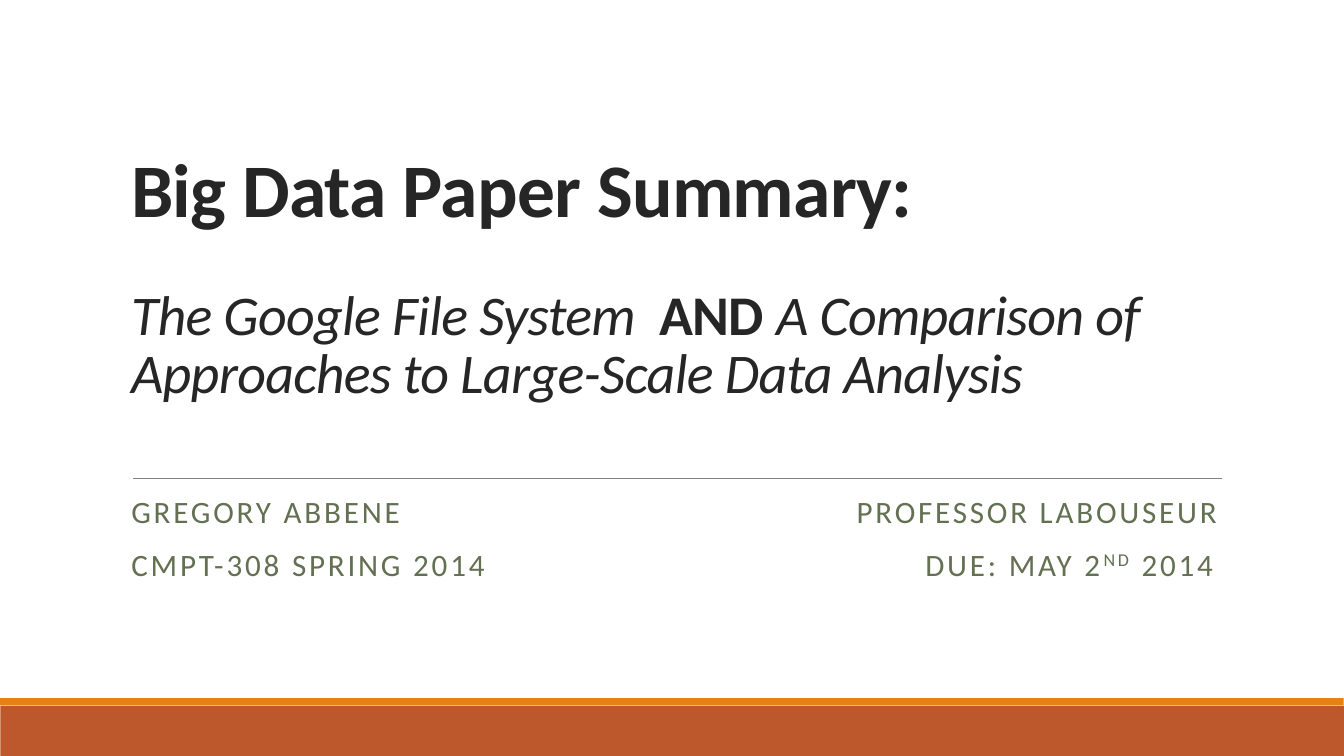
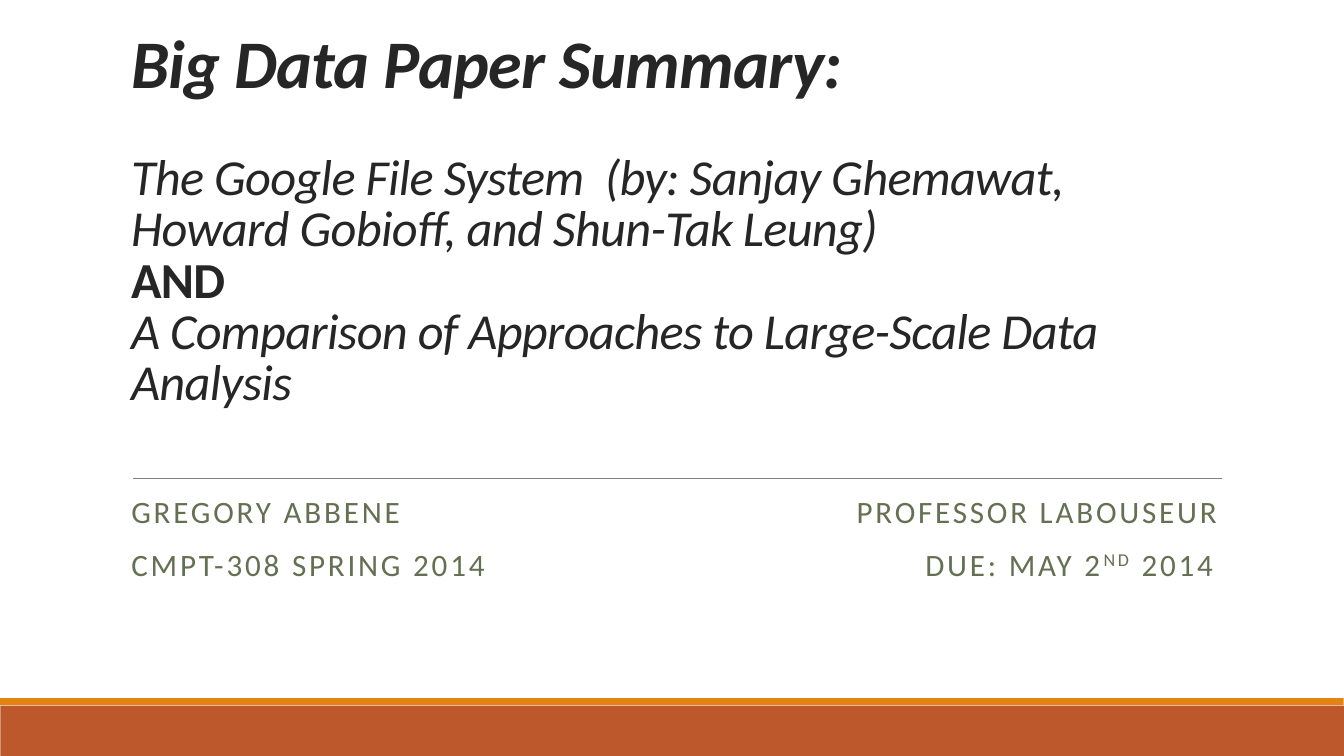
Before and after one commit to gabbene23/DatabaseManagement, a slide deck: slide 1 of Big Data Paper Summary/The Google File System PPP.pptx. Drawn at 1344x756 pixels with LibreOffice and Linux fonts; fonts in the diff are those of the drawing. Boxes give left, top, right and bottom in pixels: in the first picture for what was removed or moved away, otherwise in the second. Text is boxed around its words. In the diff, an @@ line names an element or a change of style, - is before the commit and + after.

Commit message:
Finished Big Data Paper!
Sorry for being a day late, Business Capping has consumed my life the
last two weeks

```diff
--- a/Big Data Paper Summary/The Google File System PPP.pptx
+++ b/Big Data Paper Summary/The Google File System PPP.pptx
@@ title at (131, 40, 1098, 408): text changed; size 40 to 36 pt @@
-Big Data Paper Summary:
-The Google File System AND A Comparison of Approaches to Large-Scale Data Analysis
+Big Data Paper Summary:
+The Google File System (by: Sanjay Ghemawat, Howard Gobioff, and Shun-Tak Leung)
+AND
+A Comparison of Approaches to Large-Scale Data Analysis
```
Also in this commit, not shown: 5 slides added, 1 slide removed.
